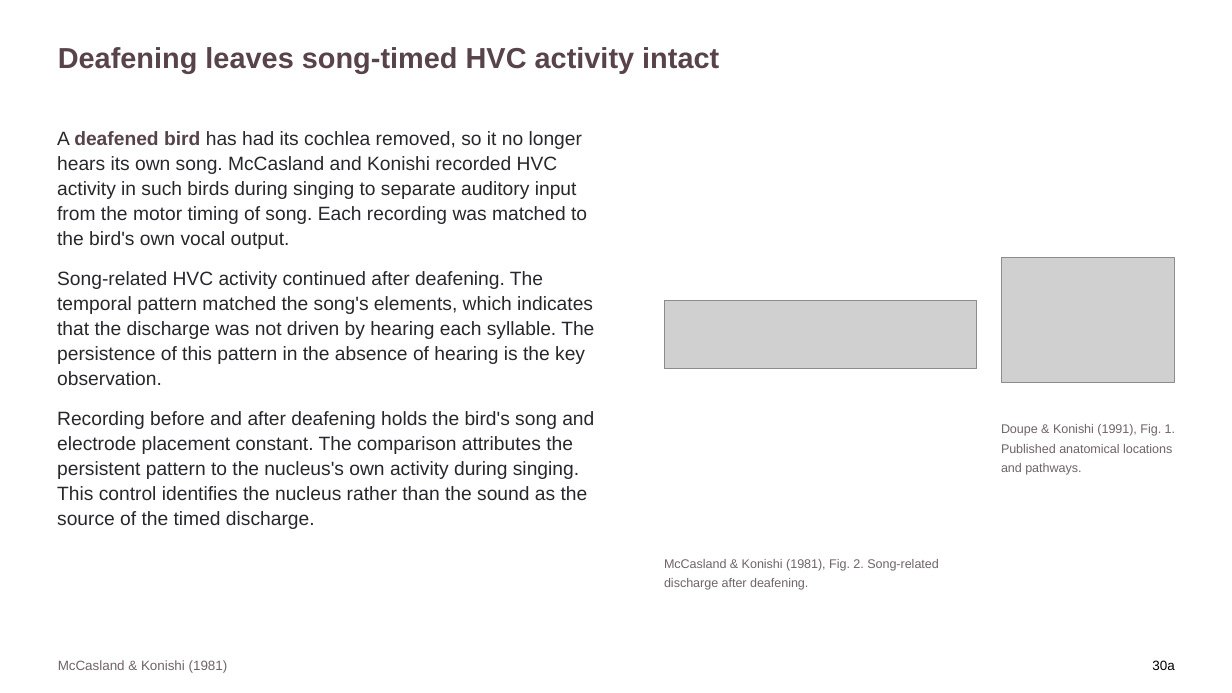
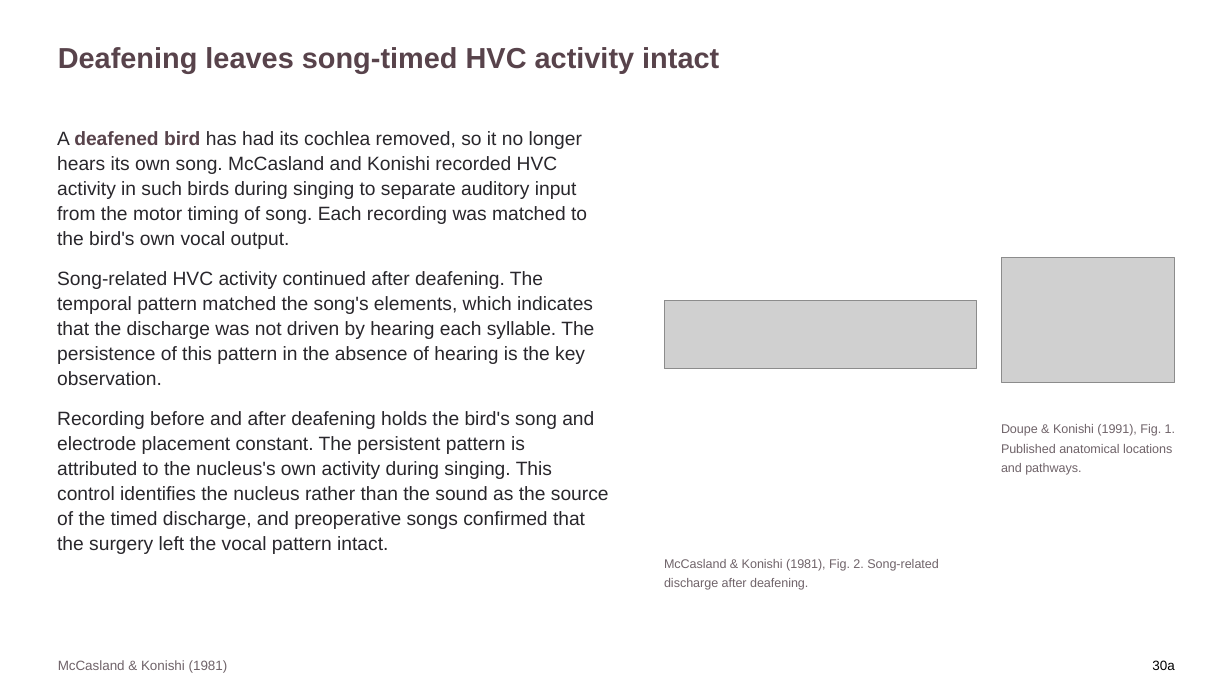
Before and after one commit to jordanxxlopez/NEUROETHOLOGY, a slide deck: slide 40 of scaffolded/Neuroethology_Lecture33_FA2026_SCAFFOLDED.pptx. Drawn at 1232x693 pixels with LibreOffice and Linux fonts; fonts in the diff are those of the drawing; grey boxes stand for pictures. Boxes give left, top, right and bottom in pixels: in the first picture for what was removed or moved away, otherwise in the second. Text is boxed around its words. In the diff, an @@ line names an element or a change of style, - is before the commit and + after.

```diff
--- a/scaffolded/Neuroethology_Lecture33_FA2026_SCAFFOLDED.pptx
+++ b/scaffolded/Neuroethology_Lecture33_FA2026_SCAFFOLDED.pptx
@@ text at <box>57,411,609,554</box>: text changed @@
-Recording before and after deafening holds the bird's song and electrode placement constant. The comparison attributes the persistent pattern to the nucleus's own activity during singing. This control identifies the nucleus rather than the sound as the source of the timed discharge.
+Recording before and after deafening holds the bird's song and electrode placement constant. The persistent pattern is attributed to the nucleus's own activity during singing. This control identifies the nucleus rather than the sound as the source of the timed discharge, and preoperative songs confirmed that the surgery left the vocal pattern intact.
```
Also in this commit, not shown: 22 other slides changed, 4 other files.
